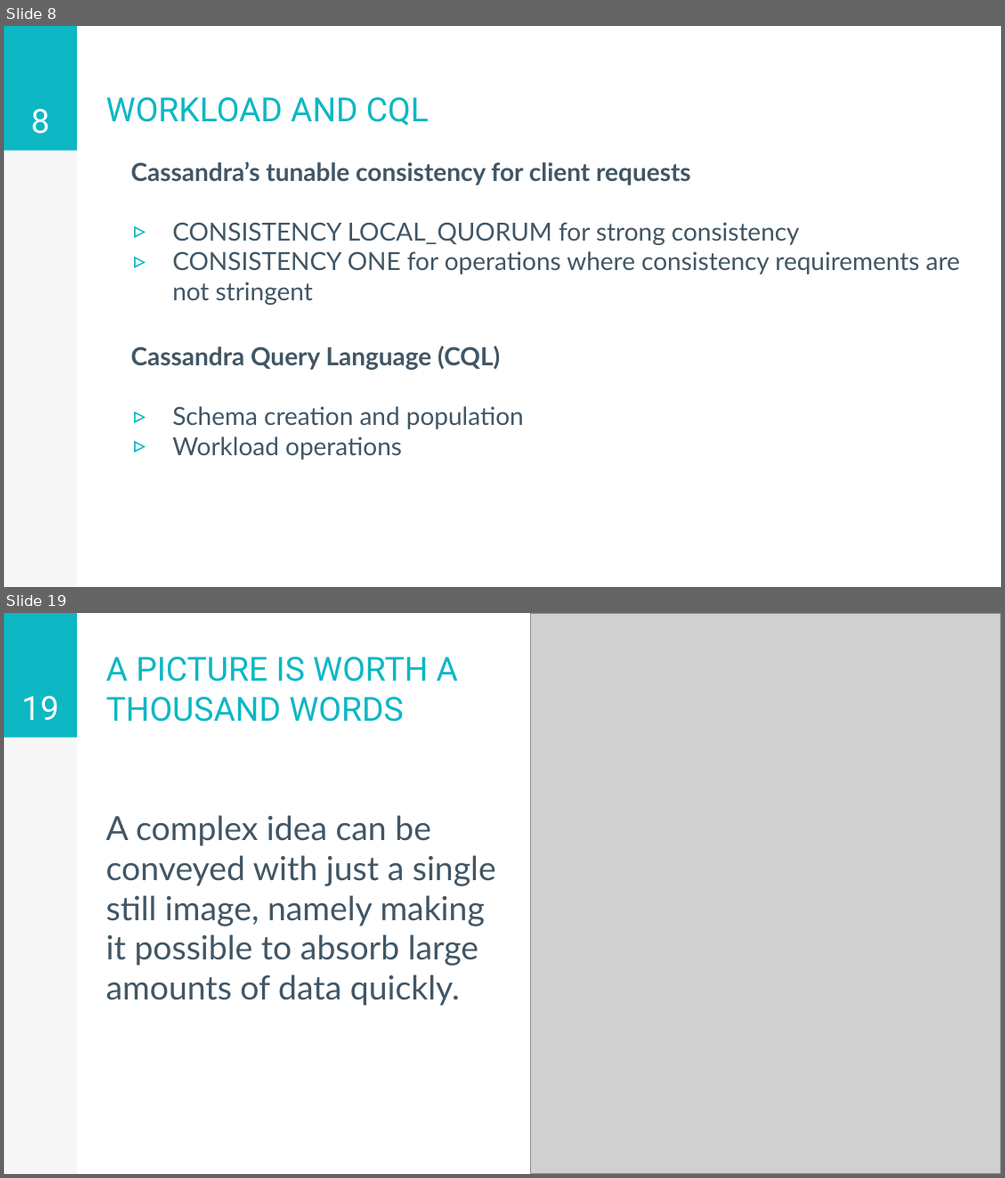
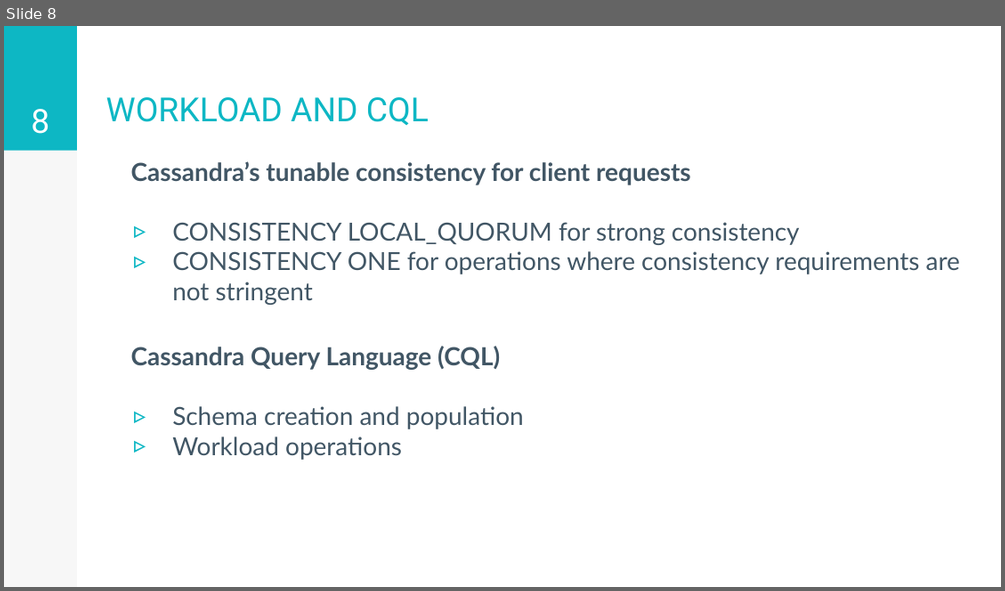
Before and after one commit to stefano-rebora/ADM_Project_2017-2018, a slide deck: documents/presentation.pptx. Shown one above the other, each under a label of ours: slides 8 and 19 before the commit, slide 8 after it; the slides between them are not shown. The pictures are 1005x1178 and 1005x591 pixels, drawn with LibreOffice and Linux fonts; fonts in the diff are those of the drawing; grey boxes stand for pictures. Boxes give left, top, right and bottom in pixels: in the first picture for what was removed or moved away, otherwise in the second. Text is boxed around its words. In the diff, an @@ line names an element or a change of style, - is before the commit and + after.

```diff
--- a/documents/presentation.pptx
+++ b/documents/presentation.pptx
@@ slide 19 removed at (4,613,1001,1174), background #FFFFFF; not listed: 2 template elements that a slide beside it also shows @@
@@ picture removed at (530,613,1001,1173) @@
@@ title removed at (106,657,458,722) @@
-A PICTURE IS WORTH A THOUSAND WORDS
@@ page number removed at (22,696,59,720) @@
-19
@@ text removed at (106,815,496,1005) @@
-A complex idea can be conveyed with just a single still image, namely making it possible to absorb large amounts of data quickly.
```
Also in this commit, not shown: 3 slides changed, 27 other slides removed, 4 other files.
